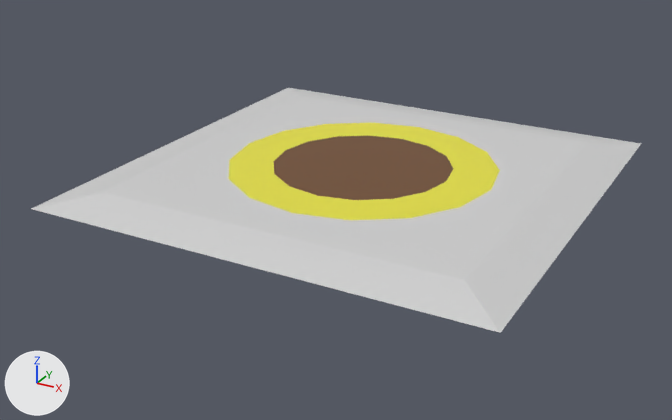
Renders of the Blender file Assets/Models/Nianyi/Water Dump.blend from each side of a commit.
Camera for both pictures: a 50 mm lens placed at (0.88, -1.706, 0.742), pointed at (-0.034, -0.044, -0.089). The axes (+X, +Y, +Z) are drawn at lower left. The lights are the same throughout.
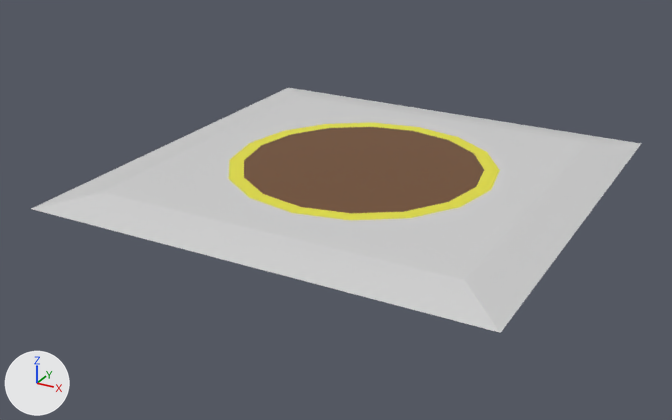
Commit message: Modify water pump and dump model to fit the new 1/8 bordure width

Diff of the bpy script that builds the scene:
```diff
--- a/Assets/Models/Nianyi/Water Dump.blend.py
+++ b/Assets/Models/Nianyi/Water Dump.blend.py
@@ me_plane @@
 me_plane.from_pydata(...)  # 57 vertices, 56 faces; spans x -0.5..0.5, y -0.016..0.004, z -0.516..0.484
 # used by ob_plane; location = (0.0, 0.0, 0.0); rotation_euler = (1.571, 0.0, 0.0), in degrees (90, 0, 0)
-me_plane.vertices[41].co = (-0.2, 0.004, -0.016)  # pixel (285, 150)
-me_plane.vertices[42].co = (0.0, 0.004, 0.184)  # pixel (317, 195)
-me_plane.vertices[43].co = (-0.141, 0.004, 0.125)  # pixel (274, 174)
-me_plane.vertices[44].co = (-0.077, 0.004, 0.169)  # pixel (289, 186)
-me_plane.vertices[45].co = (-0.185, 0.004, 0.06)  # pixel (273, 161)
-me_plane.vertices[46].co = (0.2, 0.004, -0.016)  # pixel (446, 181)
-me_plane.vertices[47].co = (0.141, 0.004, 0.125)  # pixel (392, 198)
-me_plane.vertices[48].co = (0.077, 0.004, 0.169)  # pixel (354, 200)
-me_plane.vertices[49].co = (0.185, 0.004, 0.06)  # pixel (425, 192)
-me_plane.vertices[50].co = (0.0, 0.004, -0.216)  # pixel (401, 138)
-me_plane.vertices[51].co = (-0.141, 0.004, -0.158)  # pixel (337, 136)
-me_plane.vertices[52].co = (-0.077, 0.004, -0.201)  # pixel (369, 135)
-me_plane.vertices[53].co = (-0.185, 0.004, -0.093)  # pixel (308, 141)
-me_plane.vertices[54].co = (0.141, 0.004, -0.158)  # pixel (446, 156)
-me_plane.vertices[55].co = (0.077, 0.004, -0.201)  # pixel (428, 145)
-me_plane.vertices[56].co = (0.185, 0.004, -0.093)  # pixel (453, 168)
+# me_plane part 1
+me_plane.vertices[41].co = (-0.267, 0.004, -0.016)  # pixel (261, 145)
+me_plane.vertices[42].co = (0.0, 0.004, 0.251)  # pixel (300, 207)
+me_plane.vertices[43].co = (-0.189, 0.004, 0.172)  # pixel (243, 177)
+me_plane.vertices[44].co = (-0.102, 0.004, 0.23)  # pixel (263, 194)
+me_plane.vertices[45].co = (-0.246, 0.004, 0.086)  # pixel (244, 160)
+me_plane.vertices[46].co = (0.267, 0.004, -0.016)  # pixel (476, 186)
+me_plane.vertices[47].co = (0.189, 0.004, 0.172)  # pixel (403, 211)
+me_plane.vertices[48].co = (0.102, 0.004, 0.23)  # pixel (351, 213)
+me_plane.vertices[49].co = (0.246, 0.004, 0.086)  # pixel (448, 201)
+me_plane.vertices[50].co = (0.0, 0.004, -0.283)  # pixel (412, 130)
+me_plane.vertices[51].co = (-0.189, 0.004, -0.205)  # pixel (329, 127)
+me_plane.vertices[52].co = (-0.102, 0.004, -0.262)  # pixel (371, 126)
+me_plane.vertices[53].co = (-0.246, 0.004, -0.118)  # pixel (291, 134)
+me_plane.vertices[54].co = (0.189, 0.004, -0.205)  # pixel (473, 153)
+me_plane.vertices[55].co = (0.102, 0.004, -0.262)  # pixel (448, 139)
+me_plane.vertices[56].co = (0.246, 0.004, -0.118)  # pixel (484, 169)
 me_plane.materials.append(mat_surface)
```

Pixel boxes [x1, y1, x2, y2] of what changed, in the pictures (672 x 420 px; the box of a moved part takes in the faces that stretch with it):
part 1 of me_plane, moved or reshaped
    both: [229, 123, 500, 220]
